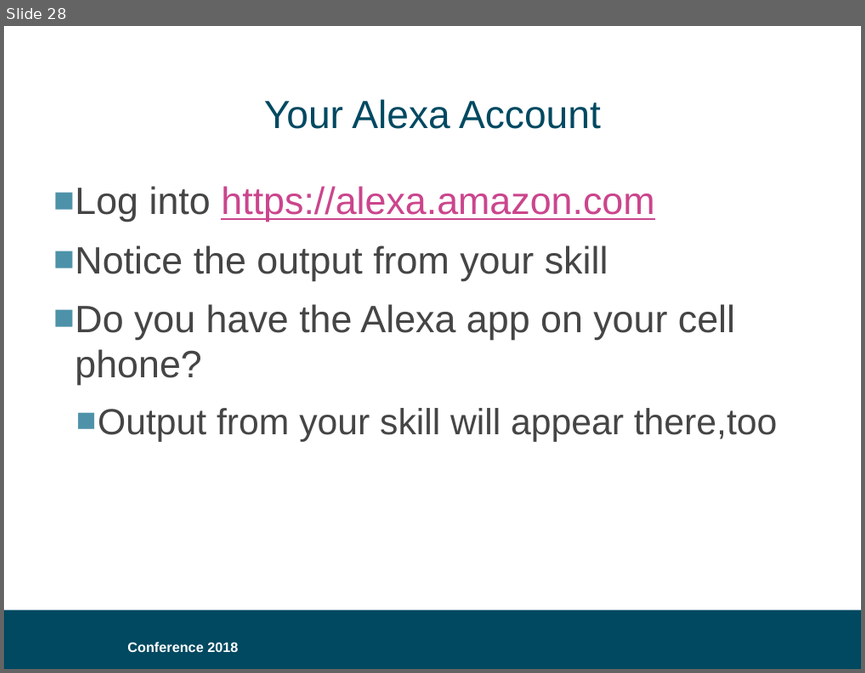
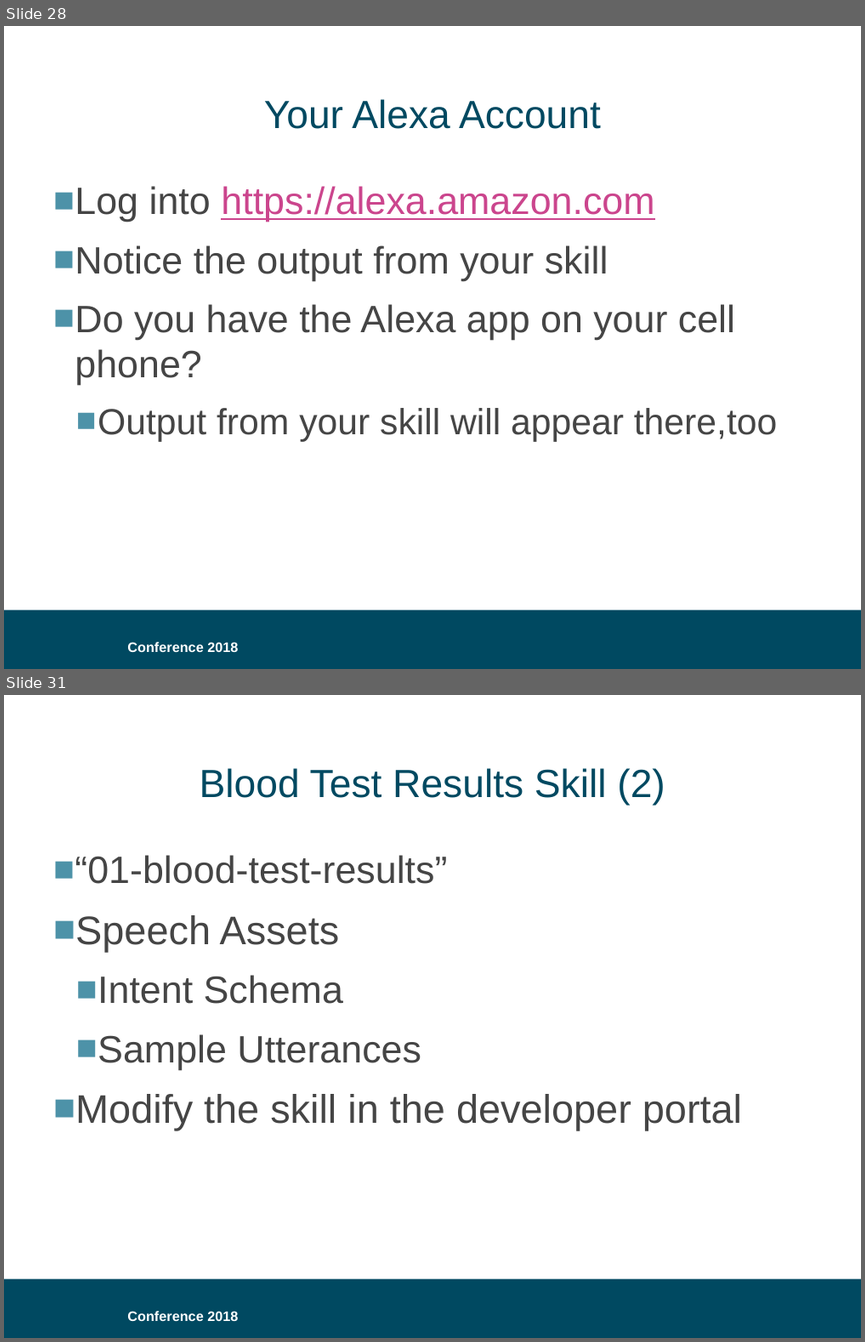
Before and after one commit to bklug/introductory-alexa-workshop, a slide deck: build-an-alexa-skill-for.pptx. Shown one above the other, each under a label of ours: slide 28 before the commit, slides 28 and 31 after it; the slides between them are not shown. The pictures are 865x673 and 865x1342 pixels, drawn with LibreOffice and Linux fonts; fonts in the diff are those of the drawing; background and template pictures are left out. Boxes give left, top, right and bottom in pixels: in the first picture for what was removed or moved away, otherwise in the second. Text is boxed around its words. In the diff, an @@ line names an element or a change of style, - is before the commit and + after.

```diff
--- a/build-an-alexa-skill-for.pptx
+++ b/build-an-alexa-skill-for.pptx
@@ slide 31 added at (x1=4, y1=695, x2=861, y2=1338), background #FFFFFF; not listed: 2 template elements that a slide beside it also shows @@
@@ title added at (x1=200, y1=768, x2=664, y2=805), 33 pt, text #004961 @@
+Blood Test Results Skill (2)
@@ text added at (x1=75, y1=855, x2=742, y2=1130), 32 pt, text #454545 @@
+■ “01-blood-test-results”
+■ Speech Assets
+  ■ Intent Schema
+  ■ Sample Utterances
+■ Modify the skill in the developer portal
```
Also in this commit, not shown: 1 slide changed, 2 other slides added.
